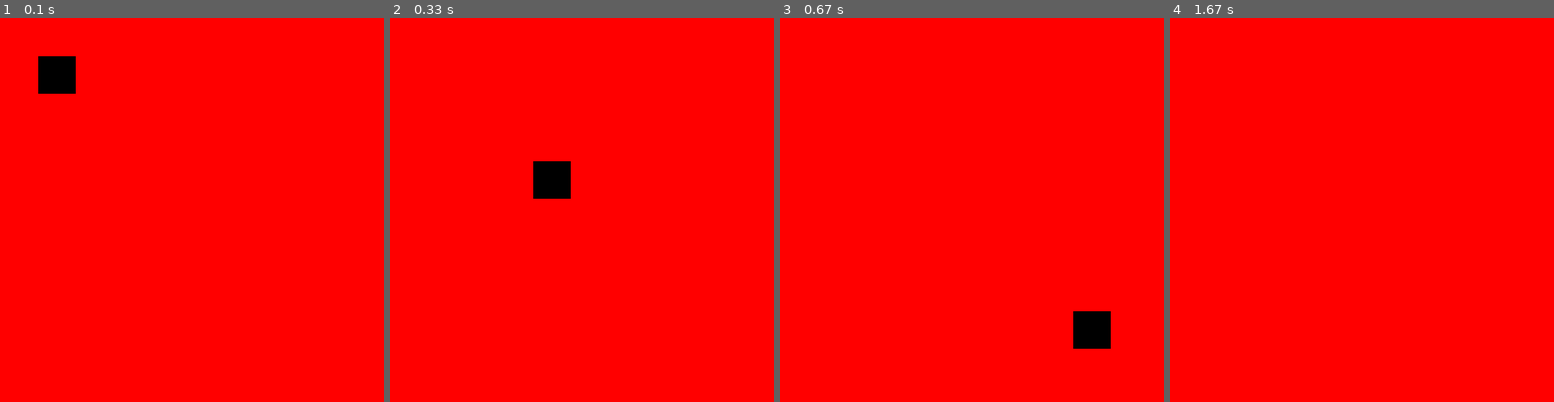
Above: before the commit, frames 1-4 (left to right).
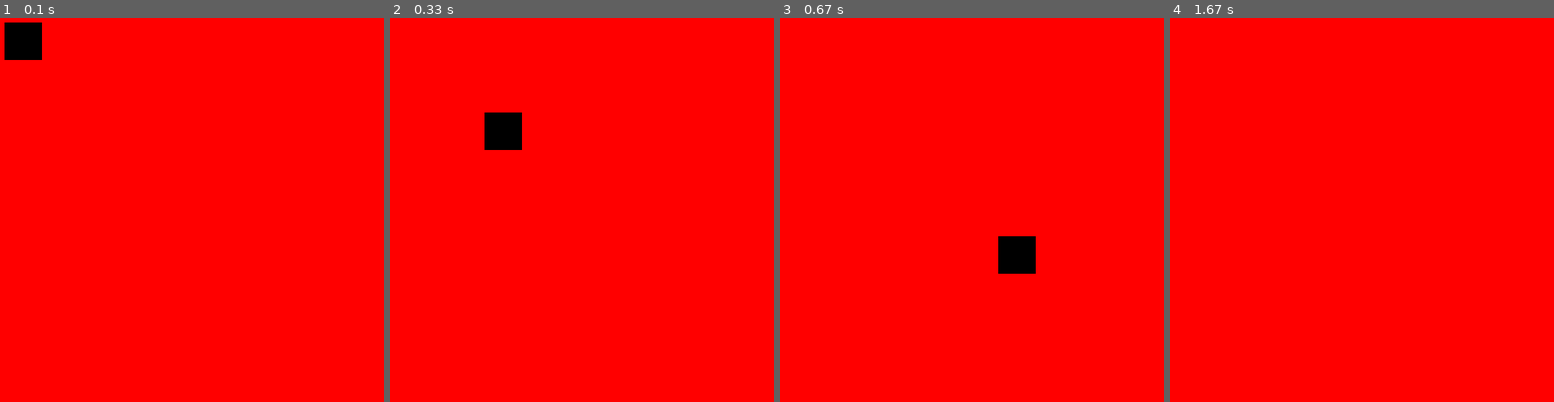
Above: after the commit, the same moments.

Repository: ravi4all/PythonDecEve
Game: pygame game, started from CorePython/Pygame/03-DrawingObjects.py
Two runs of this game, one before a commit and one after it. Both use one fixed random seed, a clock stepped at 60 frames per second and the inputs below.
Inputs:
- Up to frame 1 (0.1 s): no input
- Up to frame 2 (0.33 s): no input
- Up to frame 3 (0.67 s): no input
- Up to frame 4 (1.67 s): no input

The runs differ from the first frame. In frame 1, 1.9% of the frame differs, in the area x 1-20%, y 1-20%; in frame 2, 1.9%, in the area x 24-48%, y 24-48%; in frame 3, 1.9%; in frame 4, nothing differs.

Commit message:
Add files via upload

Diff:
--- a/CorePython/Pygame/03-DrawingObjects.py
+++ b/CorePython/Pygame/03-DrawingObjects.py
@@ -12,6 +12,9 @@
 
 x = 0
 y = 0
+
+clock = pygame.time.Clock()
+FPS = 100
 
 while True:
 
@@ -32,7 +35,10 @@
     screen.fill(red)
     pygame.draw.rect(screen, black, [x,y,50,50])
 
-    x += 10
-    y += 10
+    x += 5
+    y += 5
+
+    print(x,y)
 
     pygame.display.update()
+    clock.tick(FPS)
--- /dev/null
+++ b/CorePython/Pygame/04-BallAnimation.py
@@ -0,0 +1,56 @@
+import pygame
+import random
+
+pygame.init()
+
+red = 255, 0, 0
+green = 0, 255, 0
+white = 255, 255, 255
+black = 0, 0, 0
+yellow = 255, 255, 0
+
+colorList = [black, green, white, yellow]
+color = random.choice(colorList)
+
+height = 600
+width = 900
+
+screen = pygame.display.set_mode((width, height))
+
+x = 0
+y = 0
+
+move_x = 2
+move_y = 2
+
+clock = pygame.time.Clock()
+FPS = 100
+
+while True:
+
+    for event in pygame.event.get():
+        # print(event)
+        if event.type == pygame.QUIT:
+            pygame.quit()
+            quit()
+
+    screen.fill(red)
+    pygame.draw.circle(screen, color, (x,y), 80)
+
+    x += move_x
+    y += move_y
+    if x >= width - 80:
+        move_x = -2
+        color = random.choice(colorList)
+    elif y >= height - 80:
+        move_y = -2
+        color = random.choice(colorList)
+    elif x < 80:
+        move_x = 2
+        color = random.choice(colorList)
+    elif y < 80:
+        move_y = 2
+        color = random.choice(colorList)
+
+    pygame.display.update()
+    clock.tick(FPS)
--- /dev/null
+++ b/CorePython/Pygame/05-Images.py
@@ -0,0 +1,50 @@
+import pygame
+
+pygame.init()
+
+red = 255, 0, 0
+green = 0, 255, 0
+white = 255, 255, 255
+black = 0, 0, 0
+yellow = 255, 255, 0
+
+height = 600
+width = 900
+
+screen = pygame.display.set_mode((width, height))
+
+ball = pygame.image.load("ball.jpg")
+
+x = 0
+y = 0
+
+move_x = 2
+move_y = 2
+
+clock = pygame.time.Clock()
+FPS = 500
+
+while True:
+
+    for event in pygame.event.get():
+        # print(event)
+        if event.type == pygame.QUIT:
+            pygame.quit()
+            quit()
+
+    screen.fill(white)
+    screen.blit(ball, (x,y))
+
+    x += move_x
+    y += move_y
+    if x >= width - 224:
+        move_x = -2
+    elif y >= height - 224:
+        move_y = -2
+    elif x < 0:
+        move_x = 2
+    elif y < 0:
+        move_y = 2
+
+    pygame.display.update()
+    clock.tick(FPS)
--- /dev/null
+++ b/CorePython/Pygame/06-EventHandling.py
@@ -0,0 +1,76 @@
+import pygame
+import random
+
+pygame.init()
+
+width = 900
+height = 600
+
+white = 255,255,255
+red = 255,0,0
+
+screen = pygame.display.set_mode((width, height))
+
+x = 0
+y = 0
+
+snake_width = 50
+
+move_x = 0
+move_y = 0
+
+apple = pygame.image.load("apple.png")
+
+apple_x = random.randint(0, width - 54)
+apple_y = random.randint(0, height - 68)
+
+clock = pygame.time.Clock()
+FPS = 90
+
+while True:
+
+    for event in pygame.event.get():
+
+        if event.type == pygame.QUIT:
+            pygame.quit()
+            quit()
+
+        if event.type == pygame.KEYDOWN:
+            if event.key == pygame.K_RIGHT:
+                move_x = 5
+                move_y = 0
+            elif event.key == pygame.K_LEFT:
+                move_x = -5
+                move_y = 0
+            elif event.key == pygame.K_DOWN:
+                move_y = 5
+                move_x = 0
+            elif event.key == pygame.K_UP:
+                move_y = -5
+                move_x = 0
+
+    screen.fill(white)
+    pygame.draw.rect(screen, red, [x,y,snake_width,50])
+    screen.blit(apple, (apple_x, apple_y))
+
+    snake_rect = pygame.Rect(x,y,50,50)
+    apple_rect = pygame.Rect(apple_x, apple_y, apple.get_width(), apple.get_height())
+
+    # snake_rect.left
+    # snake_rect.right
+    # snake_rect.top
+    # snake_rect.bottom
+    #
+    # snake_rect.x
+    # snake_rect.y
+
+    if snake_rect.colliderect(apple_rect):
+        apple_x = random.randint(0, width - 54)
+        apple_y = random.randint(0, height - 68)
+        snake_width += 10
+
+    x += move_x
+    y += move_y
+
+    pygame.display.update()
+    clock.tick(FPS)
--- /dev/null
+++ b/CorePython/Pygame/pygameTemplate.py
@@ -0,0 +1,27 @@
+import pygame
+
+pygame.init()
+
+width = 900
+height = 600
+
+white = 255, 255, 255
+red = 255, 0, 0
+
+screen = pygame.display.set_mode((width, height))
+
+clock = pygame.time.Clock()
+FPS = 50
+
+while True:
+
+    for event in pygame.event.get():
+
+        if event.type == pygame.QUIT:
+            pygame.quit()
+            quit()
+
+    screen.fill(white)
+
+    pygame.display.update()
+    clock.tick(FPS)
Binary file added: CorePython/Pygame/apple.png
Binary file added: CorePython/Pygame/ball.jpg
